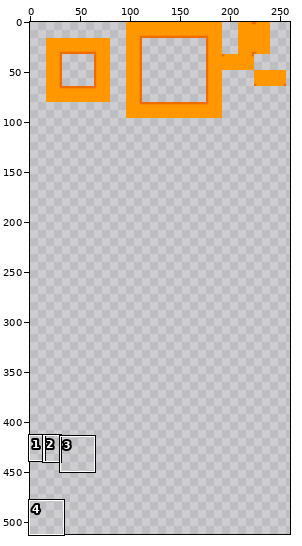
One commit to this pixel-art file: art/test3_tileset.aseprite. Above: a wide view before the commit, with the close-up outlined.
Close-up. Earlier state:
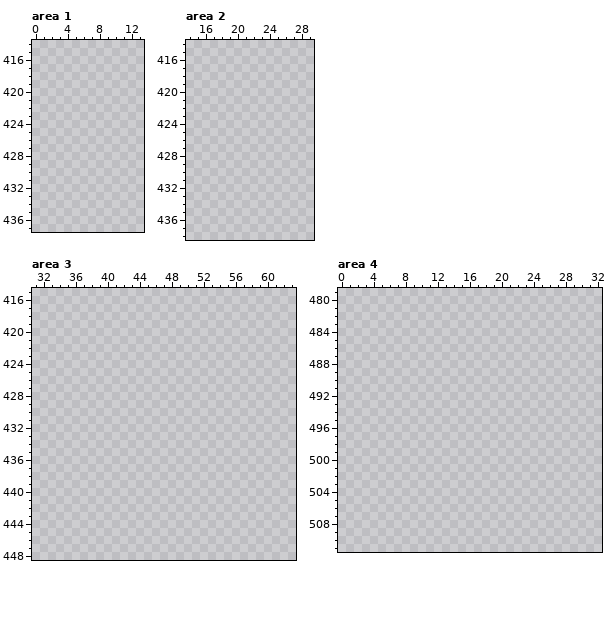
512x512 pixels, 1 frame. Colours within 5 levels of each other are drawn and written as one. Shown: area 1: x 0..13, y 414..437; area 2: x 14..29, y 414..438; area 3: x 31..63, y 415..448; area 4: x 0..32, y 479..511. The wide view leaves out empty margins. The commit also changed other parts of the picture, which this record leaves out.
Visible layers, top first: "detail", "base".
Palette (. is transparent): 
And afterwards:
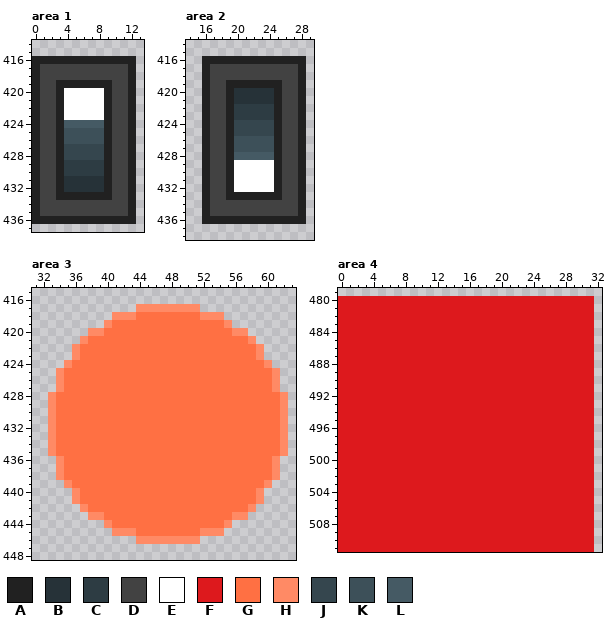
Colours new in this view: A #212121  B #263238  C #2d3c43  D #424242  E #ffffff  F #dd191d  G #ff7043  H #ff8a65  J #35464e  K #3d5059  L #455a64
The exact change:
Changed rows in their new state; - is an unchanged pixel.
Area 1, layer "detail":
first column x 0:
416 AAAAAAAAAAAAA
417 ADDDDDDDDDDDA
418 ADDDDDDDDDDDA
419 ADDAAAAAAADDA
420 ADDAEEEEEADDA
421 ADDAEEEEEADDA
422 ADDAEEEEEADDA
423 ADDAEEEEEADDA
424 ADDALLLLLADDA
425 ADDAKKKKKADDA
426 ADDAKKKKKADDA
427 ADDAJJJJJADDA
428 ADDAJJJJJADDA
429 ADDACCCCCADDA
430 ADDACCCCCADDA
431 ADDABBBBBADDA
432 ADDABBBBBADDA
433 ADDAAAAAAADDA
434 ADDDDDDDDDDDA
435 ADDDDDDDDDDDA
436 AAAAAAAAAAAAA
Area 2, layer "detail":
first column x 16:
416 AAAAAAAAAAAAA
417 ADDDDDDDDDDDA
418 ADDDDDDDDDDDA
419 ADDAAAAAAADDA
420 ADDABBBBBADDA
421 ADDABBBBBADDA
422 ADDACCCCCADDA
423 ADDACCCCCADDA
424 ADDAJJJJJADDA
425 ADDAJJJJJADDA
426 ADDAKKKKKADDA
427 ADDAKKKKKADDA
428 ADDALLLLLADDA
429 ADDAEEEEEADDA
430 ADDAEEEEEADDA
431 ADDAEEEEEADDA
432 ADDAEEEEEADDA
433 ADDAAAAAAADDA
434 ADDDDDDDDDDDA
435 ADDDDDDDDDDDA
436 AAAAAAAAAAAAA
Area 3, layer "base":
first column x 33:
417 -----------HHHHHHHH-----------
418 --------HHHGGGGGGGGHHH--------
419 -------HGGGGGGGGGGGGGGH-------
420 -----HHGGGGGGGGGGGGGGGGHH-----
421 ----HGGGGGGGGGGGGGGGGGGGGH----
422 ---HGGGGGGGGGGGGGGGGGGGGGGH---
423 ---HGGGGGGGGGGGGGGGGGGGGGGH---
424 --HGGGGGGGGGGGGGGGGGGGGGGGGH--
425 -HGGGGGGGGGGGGGGGGGGGGGGGGGGH-
426 -HGGGGGGGGGGGGGGGGGGGGGGGGGGH-
427 -HGGGGGGGGGGGGGGGGGGGGGGGGGGH-
428 HGGGGGGGGGGGGGGGGGGGGGGGGGGGGH
429 HGGGGGGGGGGGGGGGGGGGGGGGGGGGGH
430 HGGGGGGGGGGGGGGGGGGGGGGGGGGGGH
431 HGGGGGGGGGGGGGGGGGGGGGGGGGGGGH
432 HGGGGGGGGGGGGGGGGGGGGGGGGGGGGH
433 HGGGGGGGGGGGGGGGGGGGGGGGGGGGGH
434 HGGGGGGGGGGGGGGGGGGGGGGGGGGGGH
435 HGGGGGGGGGGGGGGGGGGGGGGGGGGGGH
436 -HGGGGGGGGGGGGGGGGGGGGGGGGGGH-
437 -HGGGGGGGGGGGGGGGGGGGGGGGGGGH-
438 -HGGGGGGGGGGGGGGGGGGGGGGGGGGH-
439 --HGGGGGGGGGGGGGGGGGGGGGGGGH--
440 ---HGGGGGGGGGGGGGGGGGGGGGGH---
441 ---HGGGGGGGGGGGGGGGGGGGGGGH---
442 ----HGGGGGGGGGGGGGGGGGGGGH----
443 -----HHGGGGGGGGGGGGGGGGHH-----
444 -------HGGGGGGGGGGGGGGH-------
445 --------HHHGGGGGGGGHHH--------
446 -----------HHHHHHHH-----------
Area 4, layer "base":
first column x 0:
480 FFFFFFFFFFFFFFFFFFFFFFFFFFFFFFFF
481 FFFFFFFFFFFFFFFFFFFFFFFFFFFFFFFF
482 FFFFFFFFFFFFFFFFFFFFFFFFFFFFFFFF
483 FFFFFFFFFFFFFFFFFFFFFFFFFFFFFFFF
484 FFFFFFFFFFFFFFFFFFFFFFFFFFFFFFFF
485 FFFFFFFFFFFFFFFFFFFFFFFFFFFFFFFF
486 FFFFFFFFFFFFFFFFFFFFFFFFFFFFFFFF
487 FFFFFFFFFFFFFFFFFFFFFFFFFFFFFFFF
488 FFFFFFFFFFFFFFFFFFFFFFFFFFFFFFFF
489 FFFFFFFFFFFFFFFFFFFFFFFFFFFFFFFF
490 FFFFFFFFFFFFFFFFFFFFFFFFFFFFFFFF
491 FFFFFFFFFFFFFFFFFFFFFFFFFFFFFFFF
492 FFFFFFFFFFFFFFFFFFFFFFFFFFFFFFFF
493 FFFFFFFFFFFFFFFFFFFFFFFFFFFFFFFF
494 FFFFFFFFFFFFFFFFFFFFFFFFFFFFFFFF
495 FFFFFFFFFFFFFFFFFFFFFFFFFFFFFFFF
496 FFFFFFFFFFFFFFFFFFFFFFFFFFFFFFFF
497 FFFFFFFFFFFFFFFFFFFFFFFFFFFFFFFF
498 FFFFFFFFFFFFFFFFFFFFFFFFFFFFFFFF
499 FFFFFFFFFFFFFFFFFFFFFFFFFFFFFFFF
500 FFFFFFFFFFFFFFFFFFFFFFFFFFFFFFFF
501 FFFFFFFFFFFFFFFFFFFFFFFFFFFFFFFF
502 FFFFFFFFFFFFFFFFFFFFFFFFFFFFFFFF
503 FFFFFFFFFFFFFFFFFFFFFFFFFFFFFFFF
504 FFFFFFFFFFFFFFFFFFFFFFFFFFFFFFFF
505 FFFFFFFFFFFFFFFFFFFFFFFFFFFFFFFF
506 FFFFFFFFFFFFFFFFFFFFFFFFFFFFFFFF
507 FFFFFFFFFFFFFFFFFFFFFFFFFFFFFFFF
508 FFFFFFFFFFFFFFFFFFFFFFFFFFFFFFFF
509 FFFFFFFFFFFFFFFFFFFFFFFFFFFFFFFF
510 FFFFFFFFFFFFFFFFFFFFFFFFFFFFFFFF
511 FFFFFFFFFFFFFFFFFFFFFFFFFFFFFFFF
Pixel boxes of the changes (left, top, right, bottom) in both close-ups:
added: (32, 56, 136, 224)
added: (202, 56, 306, 224)
added: (48, 304, 288, 544)
added: (338, 296, 594, 552)
